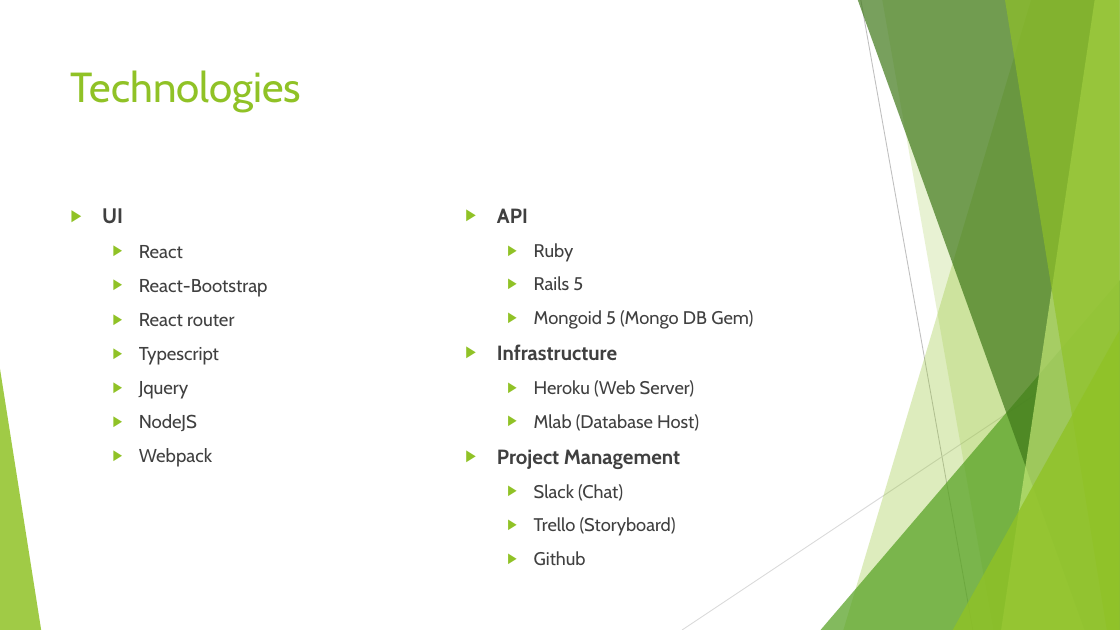
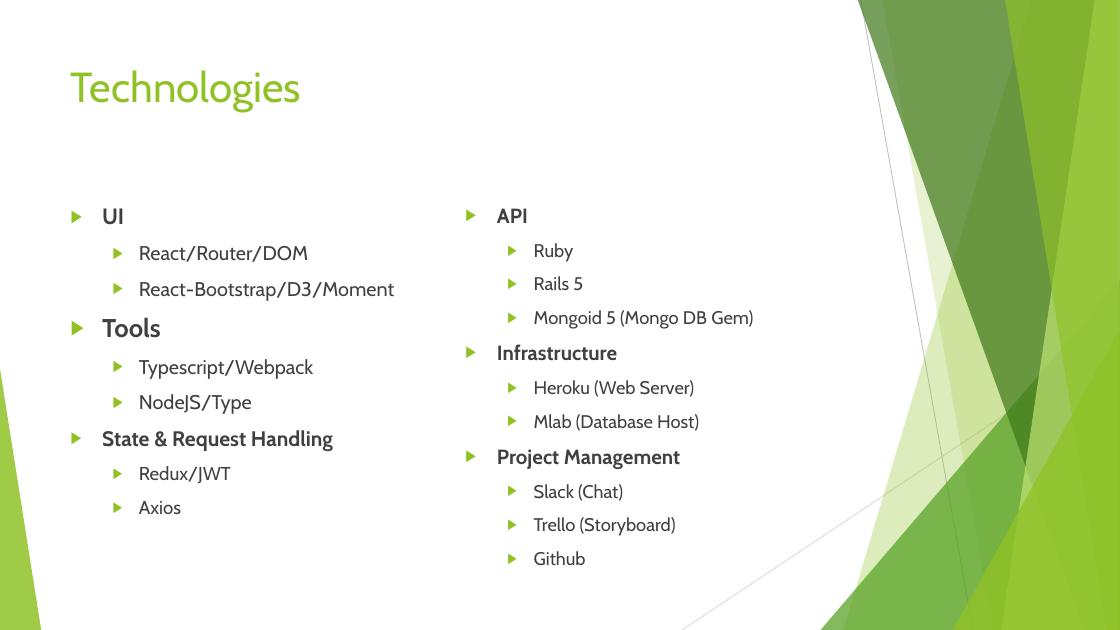
Before and after one commit to mattmccutchen/EventHawk, a slide deck: slide 3 of Homeworks/Event Hawk Final.pptx. Drawn at 1120x630 pixels with LibreOffice and Linux fonts; fonts in the diff are those of the drawing. Boxes give left, top, right and bottom in pixels: in the first picture for what was removed or moved away, otherwise in the second. Text is boxed around its words. In the diff, an @@ line names an element or a change of style, - is before the commit and + after.

Commit message:
Update Final Presentation

```diff
--- a/Homeworks/Event Hawk Final.pptx
+++ b/Homeworks/Event Hawk Final.pptx
@@ text at (x1=102, y1=246, x2=394, y2=514): text changed; size 16 to 17 pt @@
-  ▶ React
-  ▶ React-Bootstrap
-  ▶ React router
-  ▶ Typescript
-  ▶ Jquery
-  ▶ NodeJS
-  ▶ Webpack
+  ▶ React/Router/DOM
+  ▶ React-Bootstrap/D3/Moment
+▶ Tools
+  ▶ Typescript/Webpack
+  ▶ NodeJS/Type
+▶ State & Request Handling
+  ▶ Redux/JWT
+  ▶ Axios
```
Also in this commit, not shown: 3 other slides changed.
